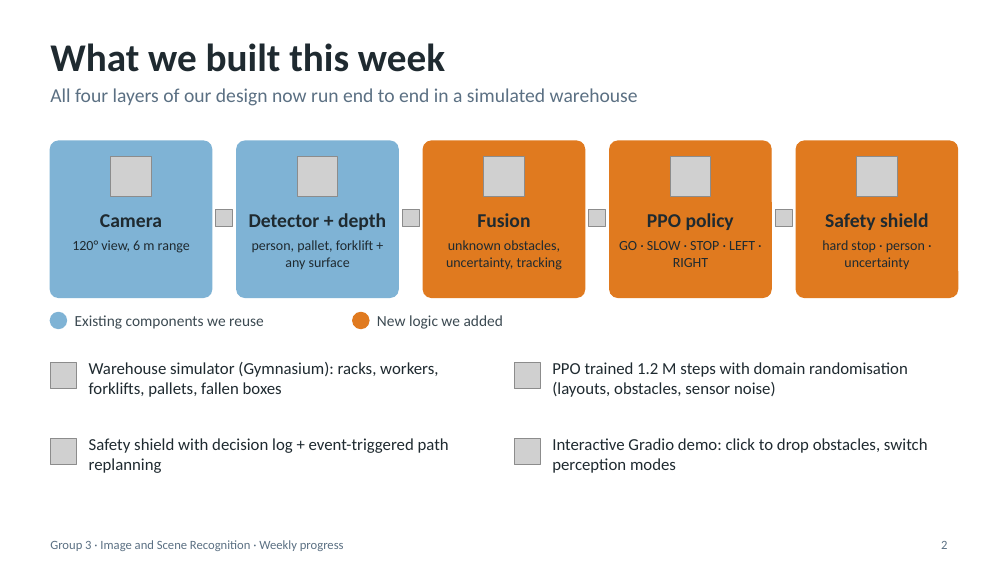
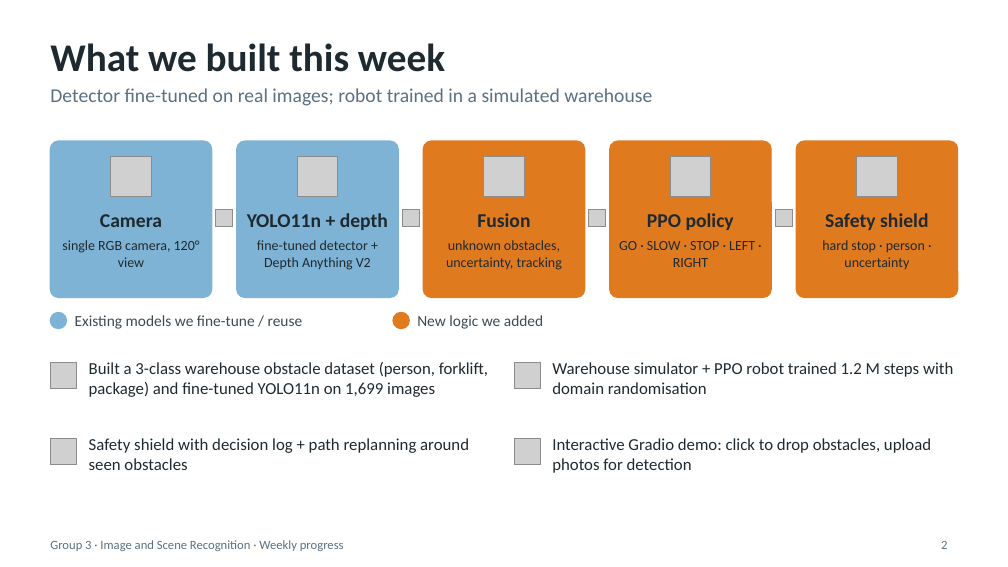
Before and after one commit to stevenkayitaresteven/warehouse-obstacle-detection, a slide deck: slide 2 of presentation/Group3_Weekly_Progress.pptx. Drawn at 1008x567 pixels with LibreOffice and Linux fonts; fonts in the diff are those of the drawing; grey boxes stand for pictures. Boxes give left, top, right and bottom in pixels: in the first picture for what was removed or moved away, otherwise in the second. Text is boxed around its words. In the diff, an @@ line names an element or a change of style, - is before the commit and + after.

```diff
--- a/presentation/Group3_Weekly_Progress.pptx
+++ b/presentation/Group3_Weekly_Progress.pptx
@@ text at (50, 88, 652, 106): text changed @@
-All four layers of our design now run end to end in a simulated warehouse
+Detector fine-tuned on real images; robot trained in a simulated warehouse
@@ text at (247, 213, 388, 230): text changed @@
-Detector + depth
+YOLO11n + depth
@@ text at (62, 240, 200, 267): text changed @@
-120° view, 6 m range
+single RGB camera, 120° view
@@ text at (257, 240, 371, 270): text changed @@
-person, pallet, forklift + any surface
+fine-tuned detector + Depth Anything V2
@@ text at (75, 315, 303, 329): text changed @@
-Existing components we reuse
+Existing models we fine-tune / reuse
@@ ellipse: place and size @@
-ellipse at (353, 312, 369, 329)
+ellipse at (393, 312, 409, 329)
@@ text "New logic we added": place and size @@
-text "New logic we added" at (377, 315, 503, 329)
+text "New logic we added" at (417, 315, 543, 329)
@@ text at (89, 362, 488, 397): text changed @@
-Warehouse simulator (Gymnasium): racks, workers, forklifts, pallets, fallen boxes
+Built a 3-class warehouse obstacle dataset (person, forklift, package) and fine-tuned YOLO11n on 1,699 images
@@ text at (552, 362, 953, 394): text changed @@
-PPO trained 1.2 M steps with domain randomisation (layouts, obstacles, sensor noise)
+Warehouse simulator + PPO robot trained 1.2 M steps with domain randomisation
@@ text at (89, 438, 469, 470): text changed @@
-Safety shield with decision log + event-triggered path replanning
+Safety shield with decision log + path replanning around seen obstacles
@@ text at (552, 438, 931, 473): text changed @@
-Interactive Gradio demo: click to drop obstacles, switch perception modes
+Interactive Gradio demo: click to drop obstacles, upload photos for detection
```
Also in this commit, not shown: 4 other slides changed, 1 slide added, 1 slide removed, 20 other files.
